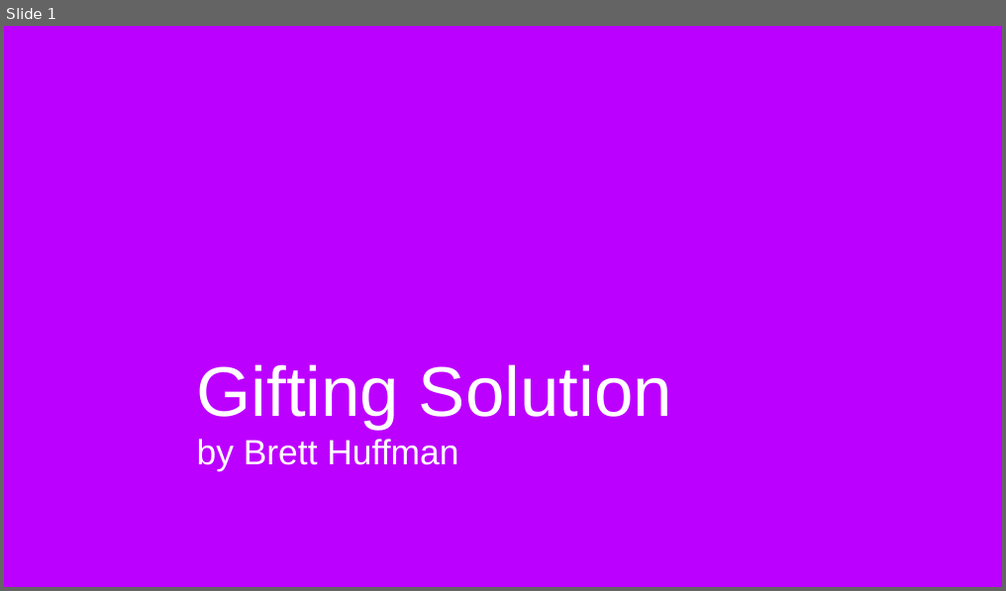
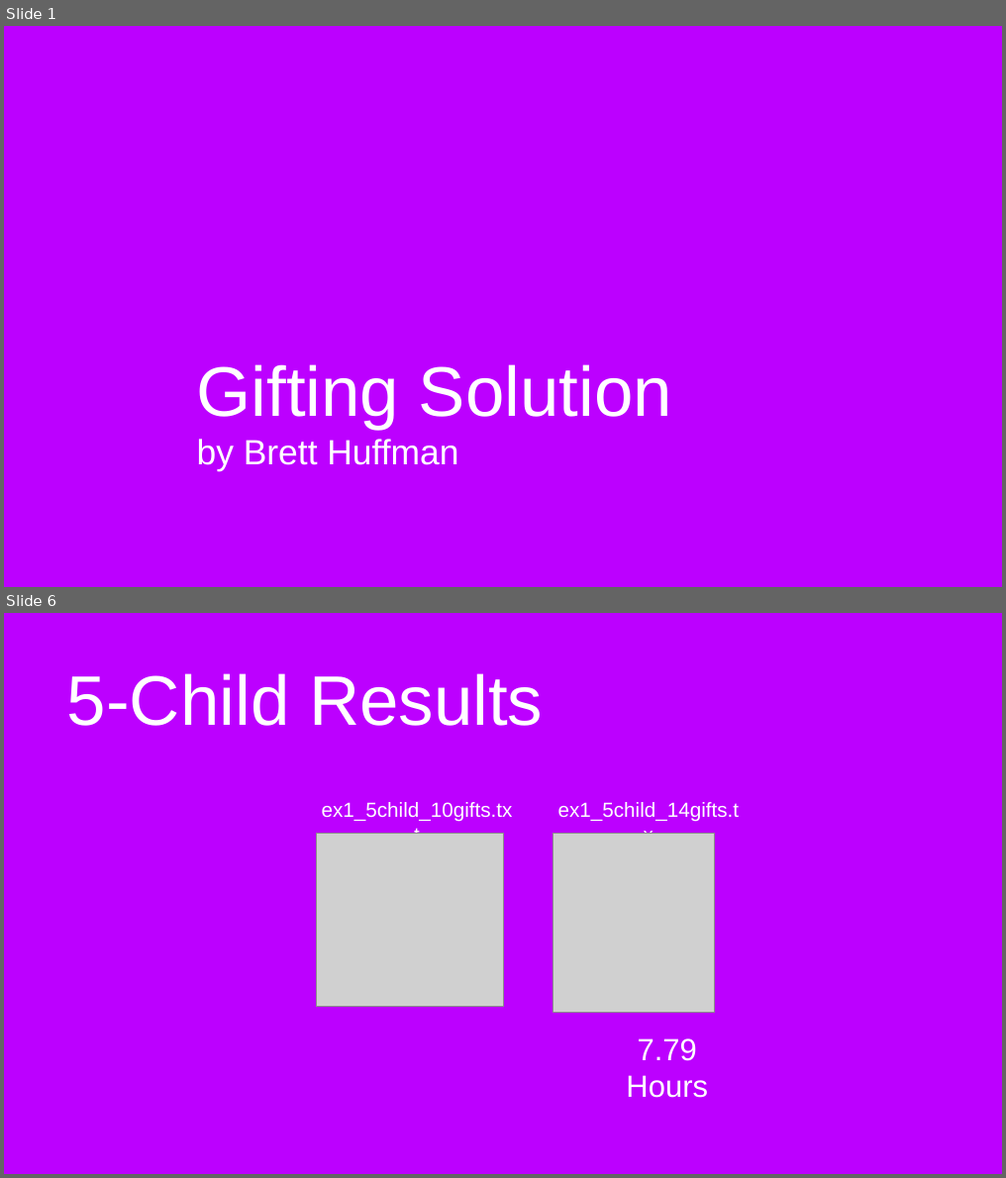
Before and after one commit to dicer2000/CSCI5130_Gifting, a slide deck: GiftingFinalPresentation.potx. Shown one above the other, each under a label of ours: slide 1 before the commit, slides 1 and 6 after it; the slides between them are not shown. The pictures are 1006x591 and 1006x1178 pixels, drawn with LibreOffice and Linux fonts; fonts in the diff are those of the drawing; grey boxes stand for pictures; background and template pictures are left out. Boxes give left, top, right and bottom in pixels: in the first picture for what was removed or moved away, otherwise in the second. Text is boxed around its words. In the diff, an @@ line names an element or a change of style, - is before the commit and + after.

Commit message:
Added presentation

```diff
--- a/GiftingFinalPresentation.potx
+++ b/GiftingFinalPresentation.potx
@@ slide 6 added at bbox=[4, 613, 1002, 1174], background picture (left out) @@
@@ title added at bbox=[67, 673, 543, 726], 96 pt, text #FFFFFF @@
+5-Child Results
@@ text added at bbox=[322, 802, 513, 821], 28 pt, text #FFFFFF @@
+ex1_5child_10gifts.txt
@@ text added at bbox=[558, 802, 740, 821], 28 pt, text #FFFFFF @@
+ex1_5child_14gifts.tx
@@ picture added at bbox=[316, 833, 503, 1007] @@
@@ picture added at bbox=[553, 833, 714, 1012] @@
@@ text added at bbox=[626, 1039, 708, 1098], 42 pt, text #FFFFFF @@
+7.79 Hours
```
Also in this commit, not shown: 5 other slides added, 1 slide removed.
